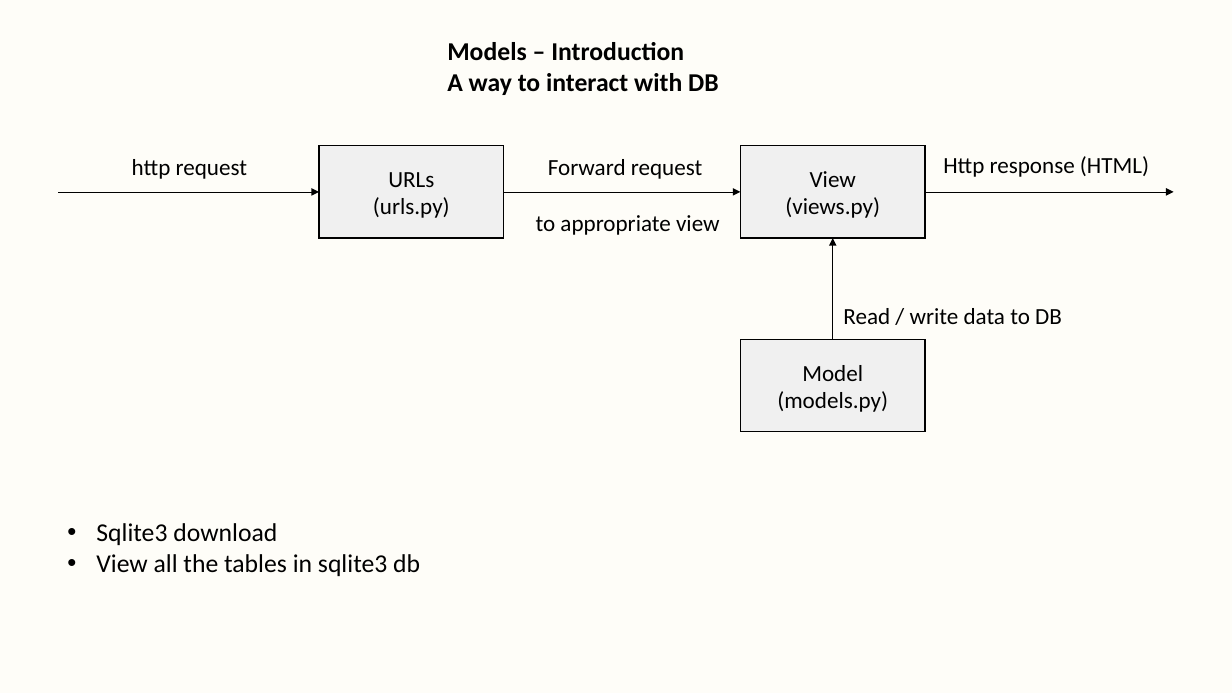
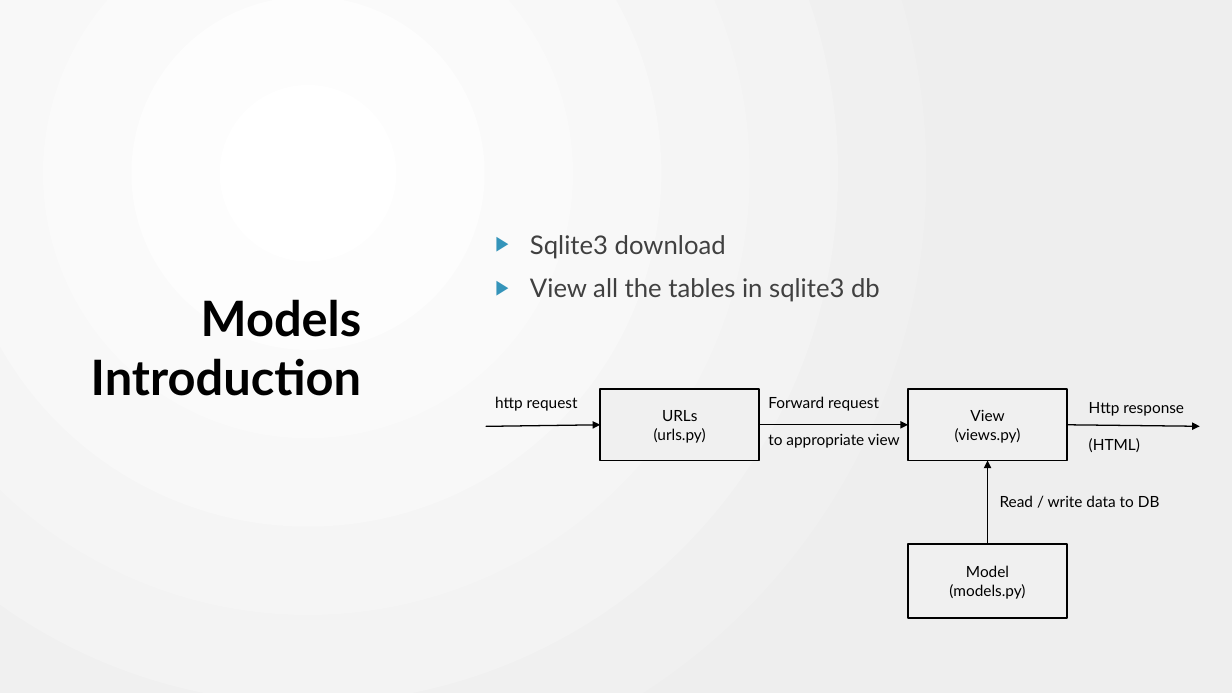
Before and after one commit to dharaneya/gym_web_app, a slide deck: slide 13 of practical_notes.pptx (slide 11 before the commit). Drawn at 1232x693 pixels with LibreOffice and Linux fonts; fonts in the diff are those of the drawing. Boxes give left, top, right and bottom in pixels: in the first picture for what was removed or moved away, otherwise in the second. Text is boxed around its words. In the diff, an @@ line names an element or a change of style, - is before the commit and + after.

```diff
--- a/practical_notes.pptx
+++ b/practical_notes.pptx
@@ background #FEFDF8 to gradient #FFFFFF to #EEEEEE @@
@@ text removed at [447, 42, 719, 95] @@
-Models – Introduction
-A way to interact with DB
@@ text "Sqlite3 download": place and size @@
-text "Sqlite3 download" at [96, 523, 420, 576]
+text "Sqlite3 download" at [530, 235, 880, 302]
@@ text "Sqlite3 download" at [530, 235, 880, 302]: font Calibri to Lato, text colour #000000 to #404040; bullet • to ▶; more space between paragraphs; vertical alignment top to middle @@
@@ arrow removed from (58, 192) to (319, 192) @@
@@ arrow removed from (504, 192) to (740, 192) @@
@@ arrow removed from (925, 192) to (1174, 192) @@
@@ arrow removed from (833, 339) to (833, 238) @@
@@ title added at [91, 299, 362, 396], 38 pt, text #000000, bold @@
+Models Introduction
@@ text "http request": place and size @@
-text "http request" at [132, 159, 247, 179]
+text "http request" at [495, 396, 578, 411]
@@ text "http request" at [495, 396, 578, 411]: size 18 to 12 pt, font Calibri to Lato @@
@@ rectangle "URLs": place and size @@
-rectangle "URLs" at [319, 146, 504, 238]
+rectangle "URLs" at [601, 389, 760, 460]
@@ text "Forward request": place and size @@
-text "Forward request" at [536, 159, 720, 235]
+text "Forward request" at [768, 396, 900, 448]
@@ text "Forward request" at [768, 396, 900, 448]: size 18 to 12 pt, font Calibri to Lato; alignment centre to left @@
@@ rectangle "View": place and size @@
-rectangle "View" at [740, 146, 925, 238]
+rectangle "View" at [909, 389, 1067, 460]
@@ text at [1089, 402, 1184, 452]: text changed; size 18 to 12 pt; font Calibri to Lato @@
-Http response (HTML)
+Http response
+(HTML)
@@ group added at [486, 425, 1200, 543]: 4 arrows @@
@@ text "Read / write data to ..." at [1000, 495, 1160, 507]: size 18 to 12 pt, font Calibri to Lato @@
@@ text "Read / write data to ...": place and size @@
-text "Read / write data to ..." at [843, 308, 1062, 324]
+text "Read / write data to ..." at [1000, 495, 1160, 507]
@@ size 18 to 12 pt, font Calibri to Lato; outline #000000 1 pt to #000000 1.5 pt in 3 elements at [601, 389, 760, 460], [909, 389, 1067, 460], [909, 543, 1067, 618] @@
@@ rectangle "Model": place and size @@
-rectangle "Model" at [740, 339, 925, 432]
+rectangle "Model" at [909, 543, 1067, 618]
```
Also in this commit, not shown: 13 other slides changed, 9 slides added, 1 other file.
